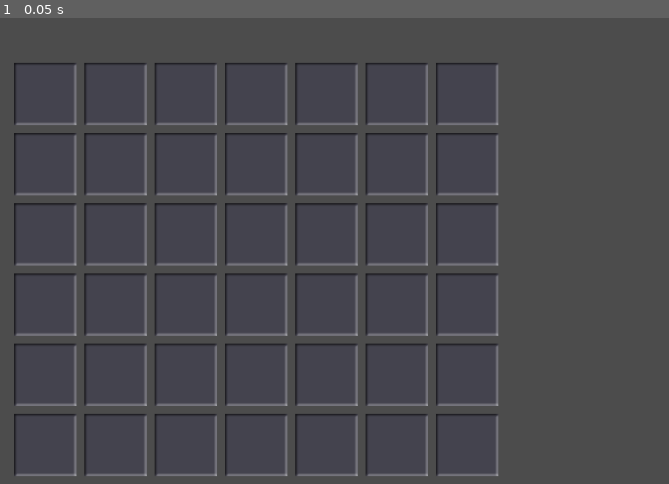
Above: before the commit, frame 1.
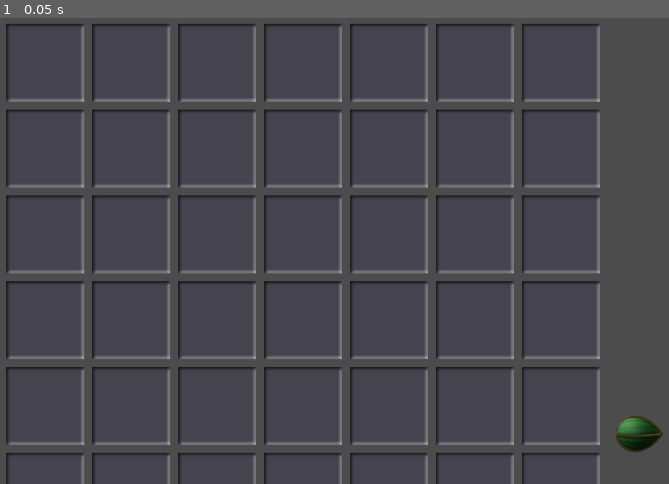
Above: after the commit, the same moment.

Repository: vibrunazo/godot-ttt
Game: Godot game, scene res://scenes/main.tscn
Two runs of this game, one before a commit and one after it. Both use one fixed random seed, a clock stepped at 60 frames per second and the inputs below.
Inputs:
- Up to frame 1 (0.05 s): no input

The runs differ from the first frame. In frame 1, 15% of the frame differs, in the area x 0-100%, y 1-100%.

Commit message:
next scene stub

Diff:
--- a/project.godot
+++ b/project.godot
@@ -34,6 +34,10 @@
 
 window/dpi/allow_hidpi=true
 
+[global]
+
+android=false
+
 [input]
 
 ui_touch={
--- a/scenes/main.tscn
+++ b/scenes/main.tscn
@@ -1,5 +1,6 @@
-[gd_scene load_steps=2 format=2]
+[gd_scene load_steps=3 format=2]
 
+[ext_resource path="res://scenes/next.tscn" type="PackedScene" id=1]
 [ext_resource path="res://scenes/grid.tscn" type="PackedScene" id=2]
 
 [node name="Node2D" type="Node2D"]
@@ -7,3 +8,13 @@
 [node name="grid" parent="." instance=ExtResource( 2 )]
 width = 7
 height = 7
+tile_size = Vector2( 100, 100 )
+start_pos = Vector2( 200, 60 )
+
+[node name="Control" type="Control" parent="."]
+anchor_right = 1.0
+anchor_bottom = 1.0
+
+[node name="CanvasLayer" type="CanvasLayer" parent="."]
+
+[node name="next" parent="CanvasLayer" instance=ExtResource( 1 )]
--- /dev/null
+++ b/scenes/next.tscn
@@ -0,0 +1,20 @@
+[gd_scene load_steps=2 format=2]
+
+[ext_resource path="res://assets/seed03.png" type="Texture" id=1]
+
+[node name="next" type="Control"]
+anchor_left = 1.0
+anchor_top = 1.0
+anchor_right = 1.0
+anchor_bottom = 1.0
+margin_left = -50.0
+margin_top = -50.0
+
+[node name="TextureRect" type="TextureRect" parent="."]
+anchor_left = 1.0
+anchor_top = 1.0
+anchor_right = 1.0
+anchor_bottom = 1.0
+margin_left = -128.0
+margin_top = -128.0
+texture = ExtResource( 1 )
--- a/scenes/tile.tscn
+++ b/scenes/tile.tscn
@@ -5,5 +5,5 @@
 [node name="tile" type="Node2D"]
 
 [node name="Sprite" type="Sprite" parent="."]
-scale = Vector2( 0.2, 0.2 )
+scale = Vector2( 0.25, 0.25 )
 texture = ExtResource( 1 )
Not shown, changed: .gitignore
